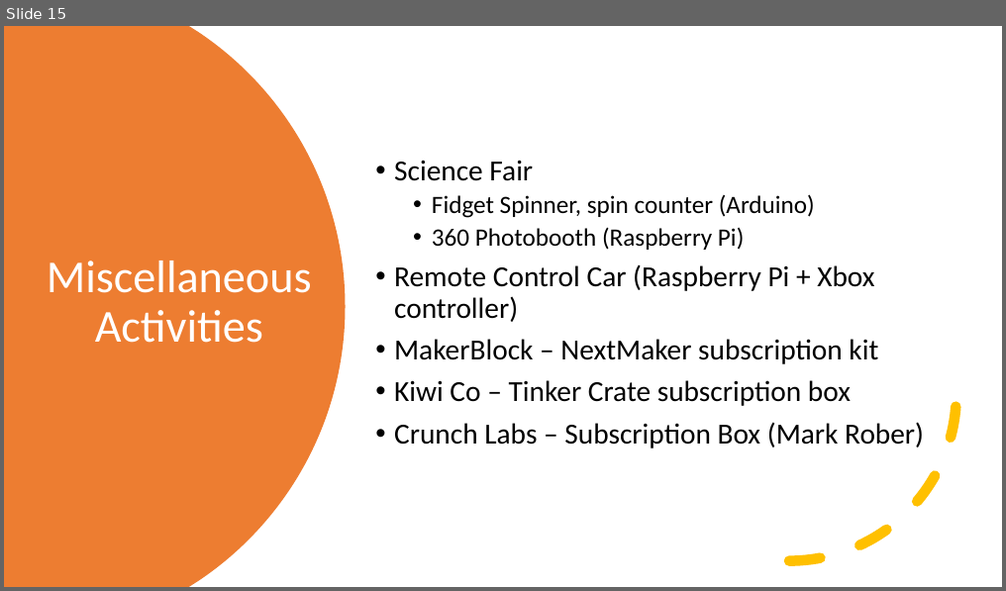
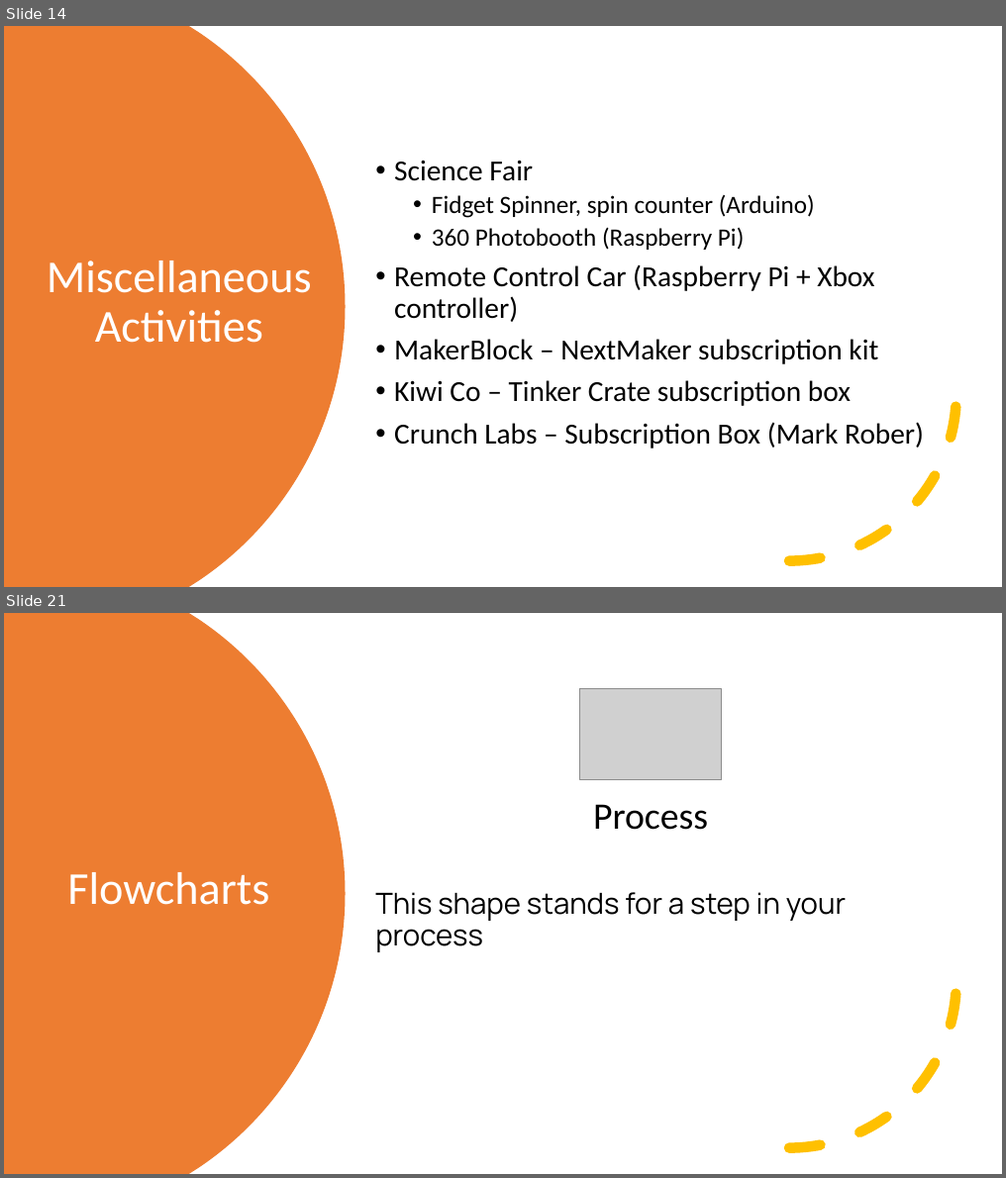
Before and after one commit to kevmoens/ThatConference2022, a slide deck: ThatConference2022.pptx. Shown one above the other, each under a label of ours: slide 15 before the commit, slides 14 and 21 after it; the slides between them are not shown. The pictures are 1006x591 and 1006x1178 pixels, drawn with LibreOffice and Linux fonts; fonts in the diff are those of the drawing; grey boxes stand for pictures. Boxes give left, top, right and bottom in pixels: in the first picture for what was removed or moved away, otherwise in the second. Text is boxed around its words. In the diff, an @@ line names an element or a change of style, - is before the commit and + after.

```diff
--- a/ThatConference2022.pptx
+++ b/ThatConference2022.pptx
@@ slide 21 added at [4, 613, 1002, 1174], background #FFFFFF @@
@@ freeform shape added at [4, 613, 346, 1174], fill #ED7D31 @@
@@ picture added at [580, 688, 722, 780] @@
@@ text added at [375, 804, 846, 953], 28 pt, text #000000 @@
+Process
+This shape stands for a step in your process
@@ arc (boxed as its full ellipse) added at [623, 814, 957, 1149], outline #FFC000 10 pt dashed @@
@@ title added at [67, 872, 269, 905], 44 pt, text #FFFFFF @@
+Flowcharts
@@ what was slide 15 is now slide 14 @@
```
Also in this commit, not shown: 1 slide changed, 12 other slides added, 4 slides removed, 2 other files.
